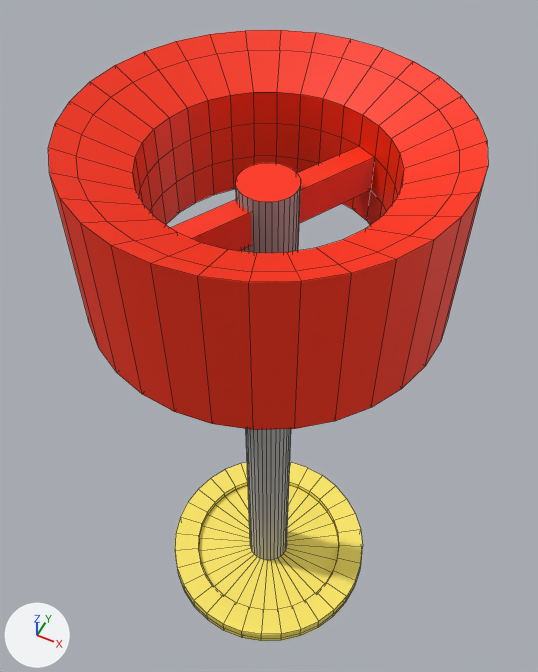
Before and after pictures for a commit that changed the FBX model ggj_2019/Assets/Objects/fbx/lamp.fbx.
The view is the same before and after, from a 50 mm lens placed at (0.042, -0.0837, 0.1294), pointed at (-0.0047, 0.0096, 0.0127). Arrows for +X, +Y and +Z are at lower left; the lights stay in place. Mesh edges are drawn as thin lines. Where no turn or scale is listed for an object, it has been applied to the vertices.

Script lines for the objects in view, before the commit:
```python
mat_grey = principled_material('grey')
mat_grey.base_color = (0.439, 0.439, 0.439)  # grey #b1b1b1
mat_grey.roughness = 0.553
mat_yellow = principled_material('yellow')
mat_yellow.base_color = (1.0, 0.827, 0.125)  # yellow #ffeb63
mat_yellow.roughness = 0.553
me_mesh = bpy.data.meshes.new('Mesh')
me_mesh.from_pydata(...)  # 548 vertices, 518 faces; spans x -0.0312..0.0312, y -0.0312..0.0312, z -0.0626..0.0688
# faces by material slot: [32, 17, 208, 261]
me_mesh.materials.append(mat_grey)  # grey #b1b1b1
me_mesh.materials.append(mat_lamp_none1)  # white #e7e7e7
me_mesh.materials.append(mat_yellow)  # yellow #ffeb63
me_mesh.materials.append(mat_redorange)  # red #ff2e00
ob_lamp_mesh = bpy.data.objects.new('lamp:Mesh', me_mesh)
ob_lamp_mesh.location = (0.0, 0.0, 0.0)
```
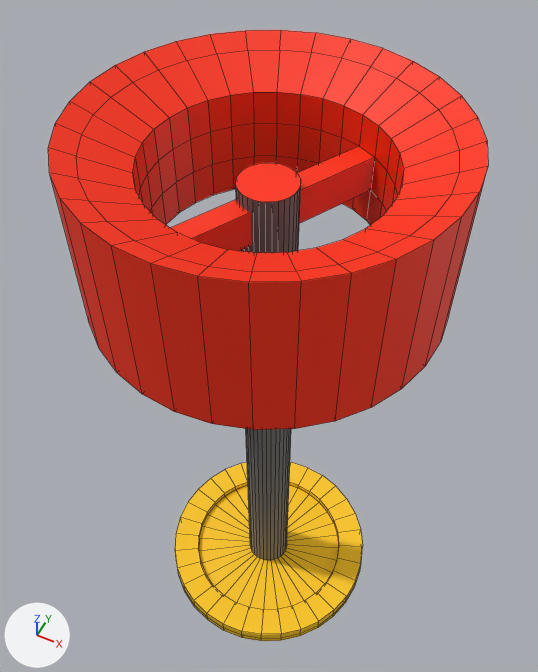
What differs and where, as boxes [x1, y1, x2, y2] in the pictures (538 x 672 px):
```json
{"object": "lamp:Mesh", "change": "recoloured", "before": [175, 164, 372, 641], "after": [175, 164, 372, 641]}
```

The change, as JSON lines over the scene's bpy script:
```json
{"op": "set", "path": "mat_grey.base_color", "old": "(0.439, 0.439, 0.439)", "new": "(0.162, 0.162, 0.162)", "note": "grey #b1b1b1 -> grey #707070"}
{"op": "set", "path": "mat_yellow.base_color", "old": "(1.0, 0.827, 0.125)", "new": "(1.0, 0.58, 0.0)", "note": "yellow #ffeb63 -> yellow #ffc800"}
```
